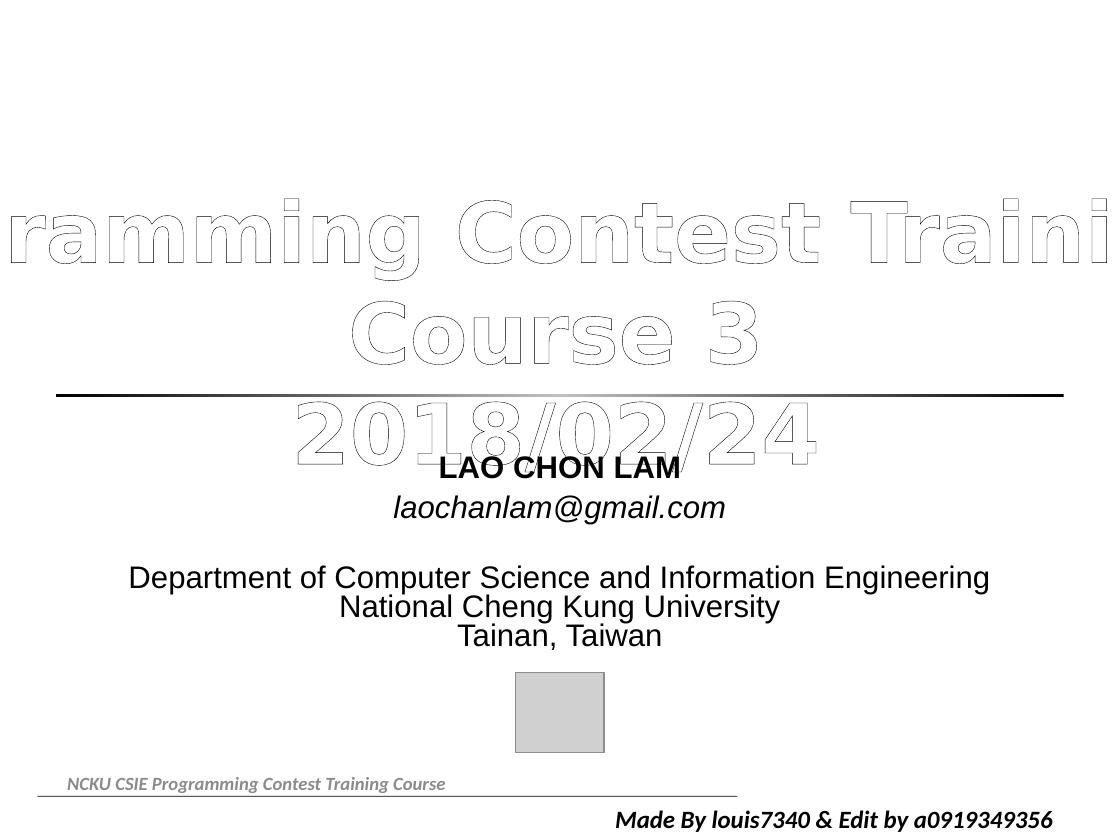
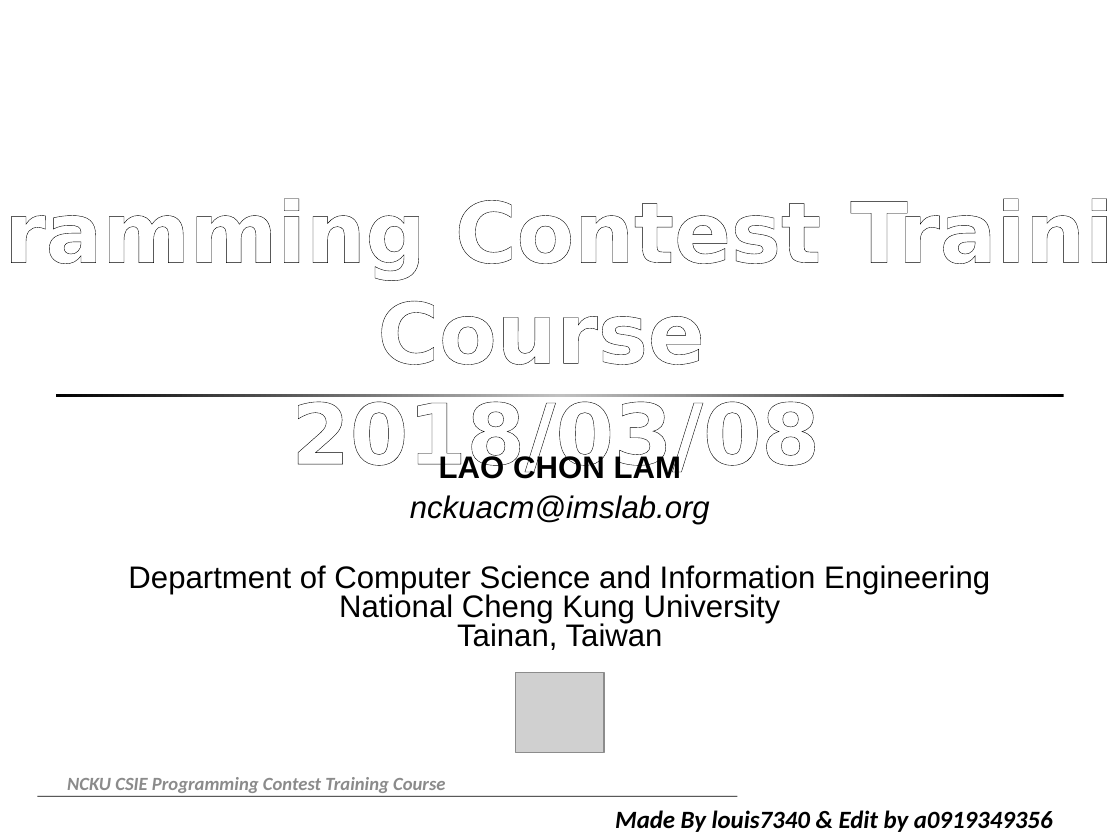
Before and after one commit to nckuacm/acp_cheatsheet, a slide deck: slide 1 of docs/2018_spring/slides/BFS_DFS.pptx. Drawn at 1120x840 pixels with LibreOffice and Linux fonts; fonts in the diff are those of the drawing; grey boxes stand for pictures; background and template pictures are left out. Boxes give left, top, right and bottom in pixels: in the first picture for what was removed or moved away, otherwise in the second. Text is boxed around its words. In the diff, an @@ line names an element or a change of style, - is before the commit and + after.

```diff
--- a/docs/2018_spring/slides/BFS_DFS.pptx
+++ b/docs/2018_spring/slides/BFS_DFS.pptx
@@ text at bbox=[291, 301, 819, 479]: text changed @@
-Course 3
-2018/02/24
+Course
+2018/03/08
@@ text at bbox=[410, 495, 710, 524]: text changed @@
-laochanlam@gmail.com
+nckuacm@imslab.org
```
Also in this commit, not shown: 1 other slide changed.
